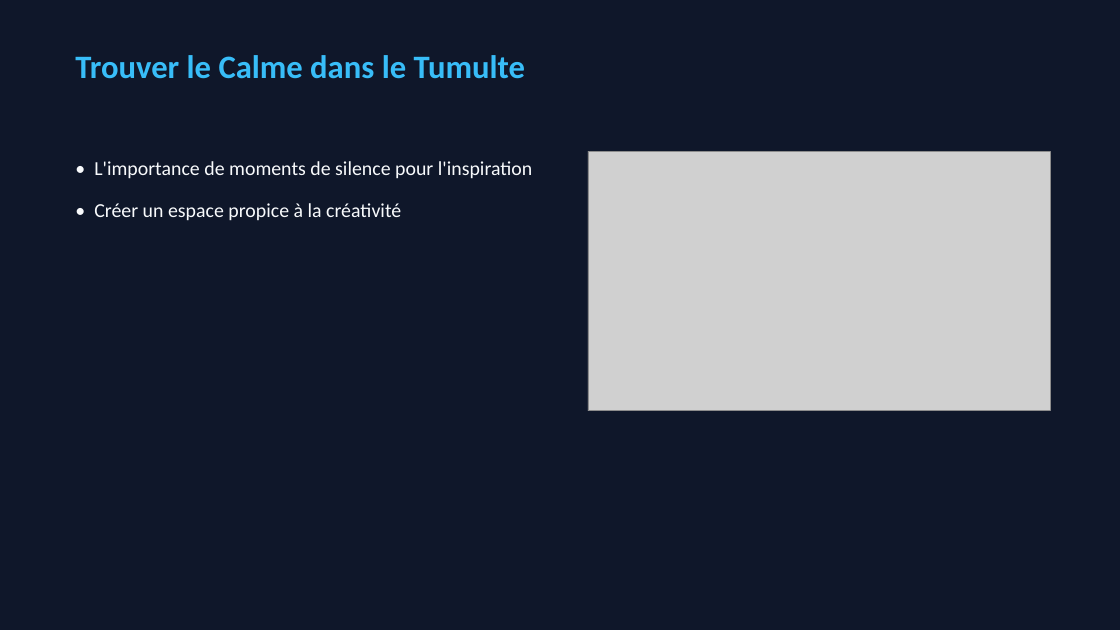
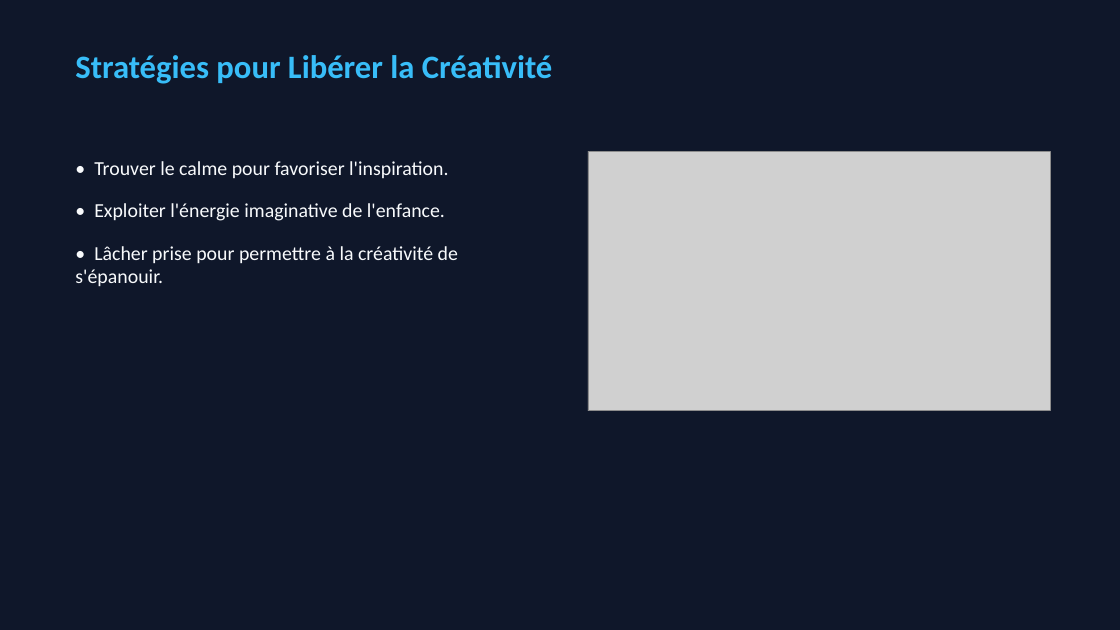
Before and after one commit to caroheymes/video-2-powerpoint-and-more, a slide deck: slide 2 of demo/output/presentation.pptx. Drawn at 1120x630 pixels with LibreOffice and Linux fonts; fonts in the diff are those of the drawing; grey boxes stand for pictures. Boxes give left, top, right and bottom in pixels: in the first picture for what was removed or moved away, otherwise in the second. Text is boxed around its words. In the diff, an @@ line names an element or a change of style, - is before the commit and + after.

```diff
--- a/demo/output/presentation.pptx
+++ b/demo/output/presentation.pptx
@@ text at (75,55,553,84): text changed @@
-Trouver le Calme dans le Tumulte
+Stratégies pour Libérer la Créativité
@@ text at (75,161,458,287): text changed @@
-• L'importance de moments de silence pour l'inspiration
-• Créer un espace propice à la créativité
+• Trouver le calme pour favoriser l'inspiration.
+• Exploiter l'énergie imaginative de l'enfance.
+• Lâcher prise pour permettre à la créativité de s'épanouir.
```
Also in this commit, not shown: 1 other slide changed, 2 slides removed, 6 other files.
